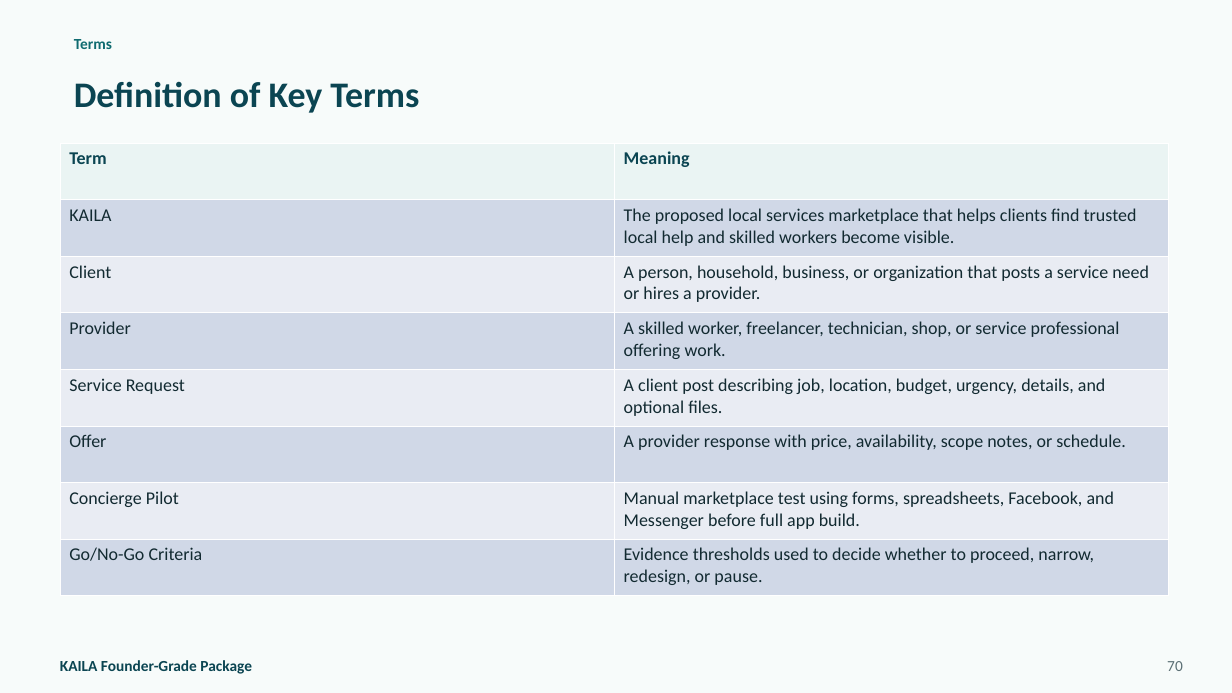
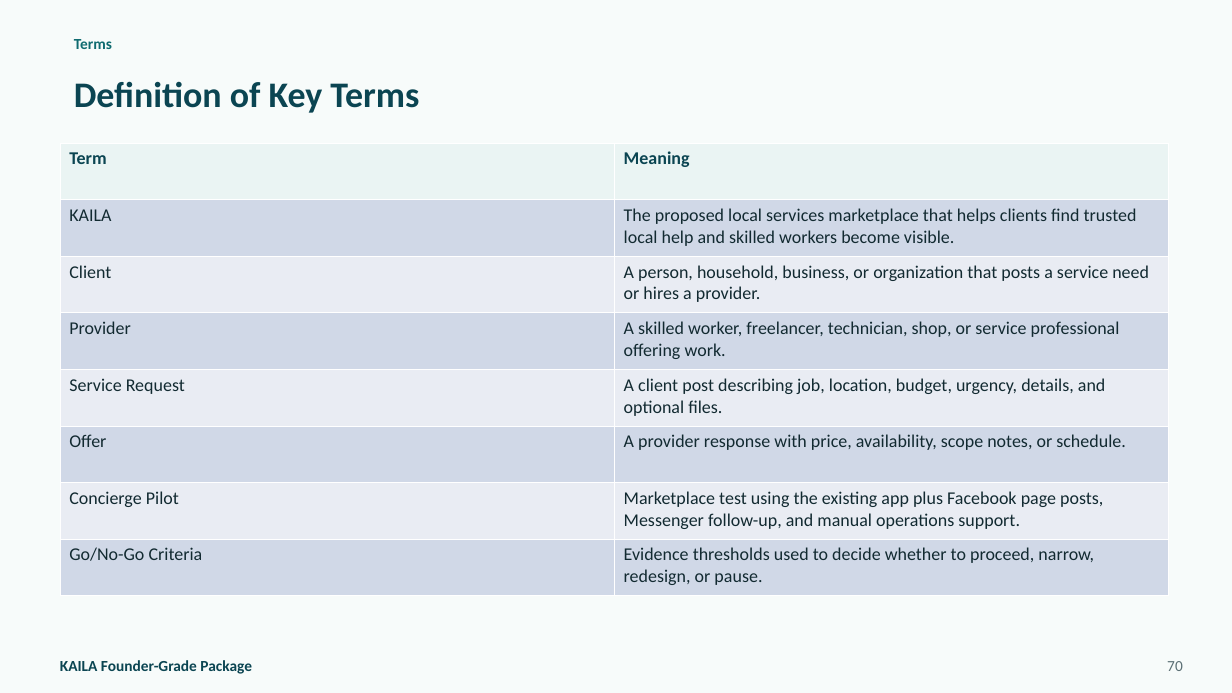
Before and after one commit to jmaeacido/kaila, a slide deck: slide 70 of KAILA_Founder_Grade_Package/KAILA Founder Presentation/presentation/KAILA Founder-Grade Package Presentation.pptx. Drawn at 1232x693 pixels with LibreOffice and Linux fonts; fonts in the diff are those of the drawing. Boxes give left, top, right and bottom in pixels: in the first picture for what was removed or moved away, otherwise in the second. Text is boxed around its words. In the diff, an @@ line names an element or a change of style, - is before the commit and + after.

```diff
--- a/KAILA_Founder_Grade_Package/KAILA Founder Presentation/presentation/KAILA Founder-Grade Package Presentation.pptx
+++ b/KAILA_Founder_Grade_Package/KAILA Founder Presentation/presentation/KAILA Founder-Grade Package Presentation.pptx
@@ table at [60,143,1169,596] @@
-row 7, column 2: Manual marketplace test using forms, spreadsheets, Facebook, and Messenger before full app build.
+row 7, column 2: Marketplace test using the existing app plus Facebook page posts, Messenger follow-up, and manual operations support.
```
Also in this commit, not shown: 8 other slides changed, 21 other files.
